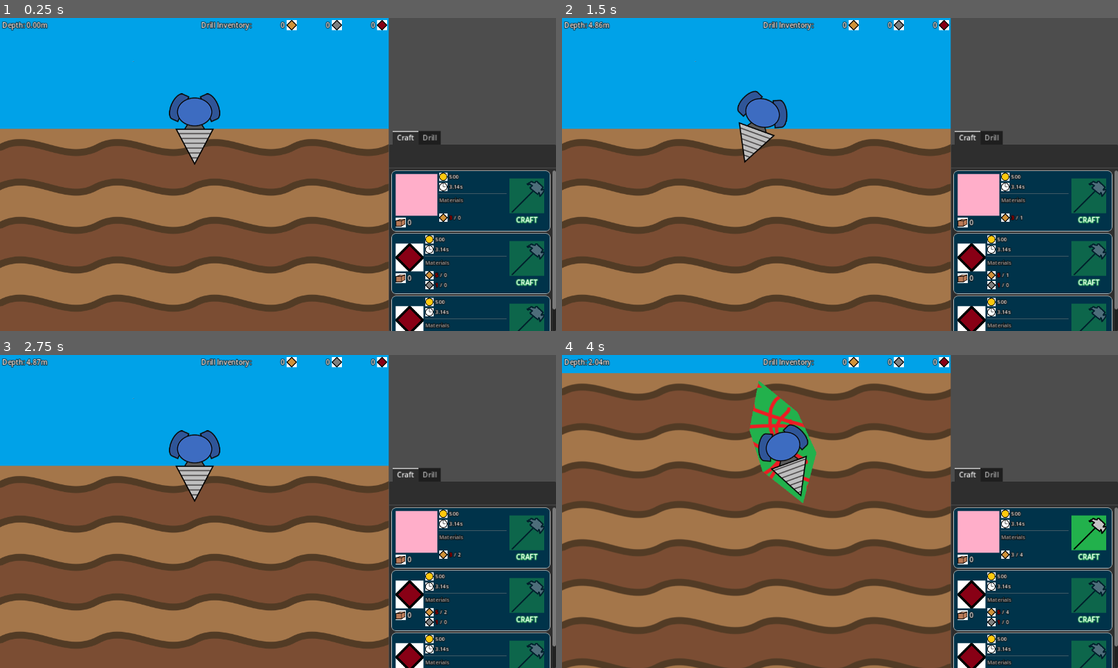
Above: before the commit, frames 1-4 (two rows, left to right).
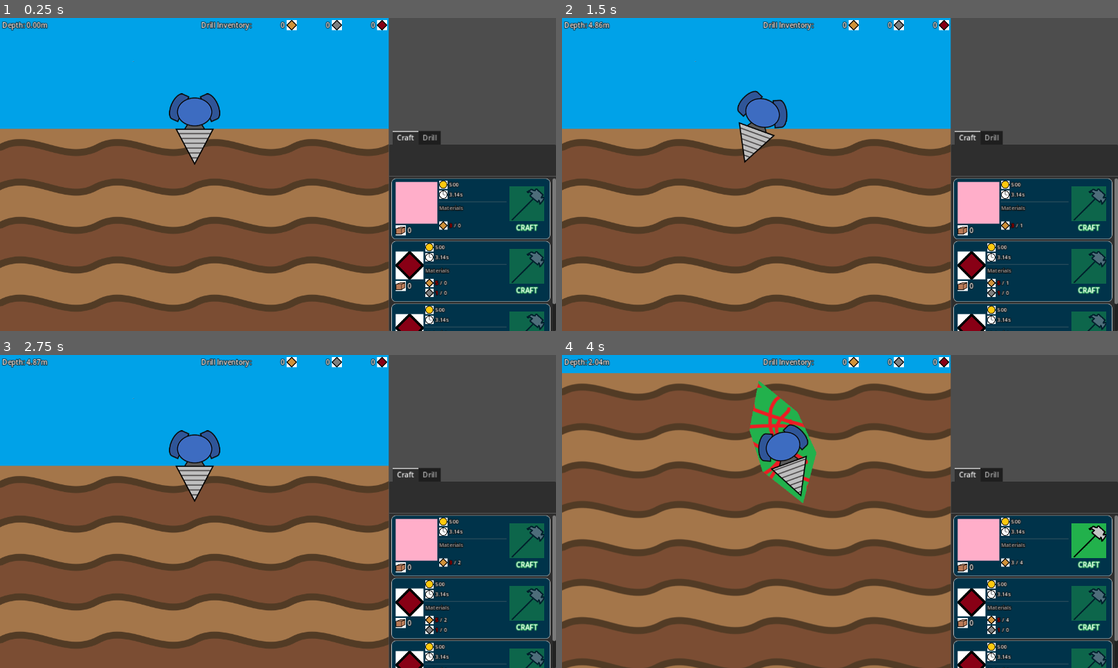
Above: after the commit, the same moments.

Repository: aNotSoCleverName/mechanicore
Game: Godot game, scene res://Main.tscn
The game is run twice, just before and just after one commit, with the same random seed, the same clock (stepped at 60 frames per second) and the same inputs.
Inputs:
- Up to frame 1 (0.25 s): no input
- Up to frame 2 (1.5 s): tap Enter (ui_accept) at 0.5, 0.77 s; hold Right (ui_right) 0.53-1.28 s; tap R at 0.6, 1.35 s; hold Left (ui_left) from 1.28 s (still down)
- Up to frame 3 (2.75 s): tap Enter (ui_accept) at 1.52 s; release Left (ui_left) at 2.03 s; hold Right (ui_right) from 2.03 s (still down); tap R at 2.1 s
- Up to frame 4 (4 s): tap Enter (ui_accept) at 2.75, 3.02, 3.77 s; tap R at 2.85, 3.6 s; release Right (ui_right) at 3.53 s; hold Left (ui_left) from 3.53 s (still down)

The runs differ from the first frame. In frame 1, 5.7% of the frame differs, in the area x 70-100%, y 48-100%; in frame 2, 5.7%; in frame 3, 5.7%; in frame 4, 5.8%.

Commit message:
Set queue's scroll container min height so the height doesn't change when there's 0 child vs >0 child

Diff:
--- a/Base/Base.gd
+++ b/Base/Base.gd
@@ -46,5 +46,5 @@
 	SignalBus_Base.update_ore_inventory.emit(Base.ores);	# This triggers the code that checks if craft item text should be red/white depending on stock
 
 	# Initiate craftItems
-	for craftItemNode: CraftItemNode in $"Menu/Craft/ScrollContainer2/MarginContainer/Craft Items".get_children() as Array[CraftItemNode]:
+	for craftItemNode: CraftItemNode in $"Menu/Craft/Craft Items ScrollContainer/MarginContainer/Craft Items".get_children() as Array[CraftItemNode]:
 		Base.craftItems[craftItemNode.craftItem] = 0;
--- a/Base/Base.tscn
+++ b/Base/Base.tscn
@@ -1,9 +1,10 @@
-[gd_scene load_steps=8 format=3 uid="uid://dx4xl0ya4o52y"]
+[gd_scene load_steps=9 format=3 uid="uid://dx4xl0ya4o52y"]
 
 [ext_resource type="Script" path="res://Base/Base.gd" id="1_4gdcv"]
 [ext_resource type="PackedScene" uid="uid://dq4qkupby85t" path="res://Base/Menu/Craft/Craft Item/Craft Item Node.tscn" id="1_6eggy"]
 [ext_resource type="Script" path="res://Base/Craft Item.gd" id="2_36thw"]
 [ext_resource type="Script" path="res://Base/Menu/Craft/Queue.gd" id="2_muuji"]
+[ext_resource type="Script" path="res://Base/Menu/Craft/Queue/Queue ScrollContainer.gd" id="2_xgad2"]
 [ext_resource type="Resource" uid="uid://do7o06fuk17rd" path="res://Base/Menu/Craft/Craft Item/Resources/Test.tres" id="4_1pni4"]
 [ext_resource type="Texture2D" uid="uid://bripmml1nnira" path="res://Endless Run/Ores/Ore3.png" id="5_ju8iy"]
 
@@ -48,12 +49,13 @@
 layout_mode = 2
 metadata/_tab_index = 0
 
-[node name="ScrollContainer" type="ScrollContainer" parent="Menu/Craft"]
+[node name="Queue ScrollContainer" type="ScrollContainer" parent="Menu/Craft"]
 custom_minimum_size = Vector2(0, 48)
 layout_mode = 2
 vertical_scroll_mode = 0
+script = ExtResource("2_xgad2")
 
-[node name="MarginContainer" type="MarginContainer" parent="Menu/Craft/ScrollContainer"]
+[node name="MarginContainer" type="MarginContainer" parent="Menu/Craft/Queue ScrollContainer"]
 layout_mode = 2
 size_flags_horizontal = 3
 size_flags_vertical = 3
@@ -62,7 +64,7 @@
 theme_override_constants/margin_right = 5
 theme_override_constants/margin_bottom = 5
 
-[node name="Queue" type="HBoxContainer" parent="Menu/Craft/ScrollContainer/MarginContainer"]
+[node name="Queue" type="HBoxContainer" parent="Menu/Craft/Queue ScrollContainer/MarginContainer"]
 layout_mode = 2
 size_flags_horizontal = 3
 size_flags_vertical = 3
@@ -71,31 +73,31 @@
 [node name="HSeparator" type="HSeparator" parent="Menu/Craft"]
 layout_mode = 2
 
-[node name="ScrollContainer2" type="ScrollContainer" parent="Menu/Craft"]
+[node name="Craft Items ScrollContainer" type="ScrollContainer" parent="Menu/Craft"]
 layout_mode = 2
 size_flags_vertical = 3
 
-[node name="MarginContainer" type="MarginContainer" parent="Menu/Craft/ScrollContainer2"]
+[node name="MarginContainer" type="MarginContainer" parent="Menu/Craft/Craft Items ScrollContainer"]
 layout_mode = 2
 size_flags_horizontal = 3
 size_flags_vertical = 3
 theme_override_constants/margin_left = 5
 theme_override_constants/margin_right = 5
 
-[node name="Craft Items" type="VBoxContainer" parent="Menu/Craft/ScrollContainer2/MarginContainer"]
+[node name="Craft Items" type="VBoxContainer" parent="Menu/Craft/Craft Items ScrollContainer/MarginContainer"]
 layout_mode = 2
 size_flags_horizontal = 3
 size_flags_vertical = 3
 
-[node name="Craft Item" parent="Menu/Craft/ScrollContainer2/MarginContainer/Craft Items" instance=ExtResource("1_6eggy")]
+[node name="Craft Item" parent="Menu/Craft/Craft Items ScrollContainer/MarginContainer/Craft Items" instance=ExtResource("1_6eggy")]
 layout_mode = 2
 craftItem = ExtResource("4_1pni4")
 
-[node name="Craft Item2" parent="Menu/Craft/ScrollContainer2/MarginContainer/Craft Items" instance=ExtResource("1_6eggy")]
+[node name="Craft Item2" parent="Menu/Craft/Craft Items ScrollContainer/MarginContainer/Craft Items" instance=ExtResource("1_6eggy")]
 layout_mode = 2
 craftItem = SubResource("Resource_hecib")
 
-[node name="Craft Item3" parent="Menu/Craft/ScrollContainer2/MarginContainer/Craft Items" instance=ExtResource("1_6eggy")]
+[node name="Craft Item3" parent="Menu/Craft/Craft Items ScrollContainer/MarginContainer/Craft Items" instance=ExtResource("1_6eggy")]
 layout_mode = 2
 craftItem = SubResource("Resource_hecib")
 
@@ -105,5 +107,5 @@
 metadata/_tab_index = 1
 
 [connection signal="tree_entered" from="." to="." method="_on_tree_entered"]
-[connection signal="child_order_changed" from="Menu/Craft/ScrollContainer/MarginContainer/Queue" to="Menu/Craft/ScrollContainer/MarginContainer/Queue" method="_on_child_order_changed"]
-[connection signal="tree_entered" from="Menu/Craft/ScrollContainer/MarginContainer/Queue" to="Menu/Craft/ScrollContainer/MarginContainer/Queue" method="_on_tree_entered"]
+[connection signal="child_order_changed" from="Menu/Craft/Queue ScrollContainer/MarginContainer/Queue" to="Menu/Craft/Queue ScrollContainer/MarginContainer/Queue" method="_on_child_order_changed"]
+[connection signal="tree_entered" from="Menu/Craft/Queue ScrollContainer/MarginContainer/Queue" to="Menu/Craft/Queue ScrollContainer/MarginContainer/Queue" method="_on_tree_entered"]
--- /dev/null
+++ b/Base/Menu/Craft/Queue/Queue ScrollContainer.gd
@@ -0,0 +1,9 @@
+extends ScrollContainer
+
+func _ready():
+	var hScrollBarHeight = self.get_h_scroll_bar().size.y;
+	var marginContainer: MarginContainer = self.get_child(0);
+	self.custom_minimum_size += Vector2(
+		0,
+		hScrollBarHeight + marginContainer.get_theme_constant("margin_top") + marginContainer.get_theme_constant("margin_bottom")
+	);
